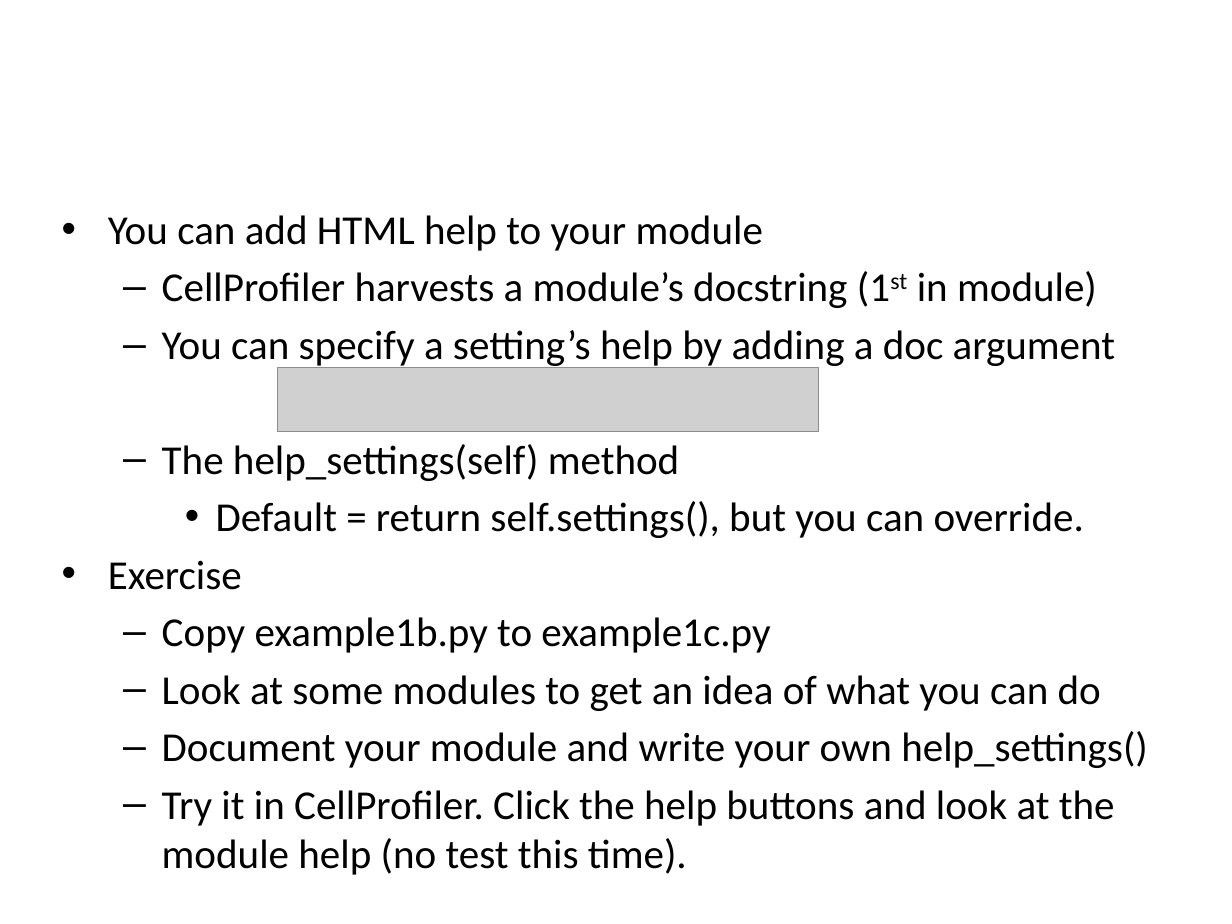
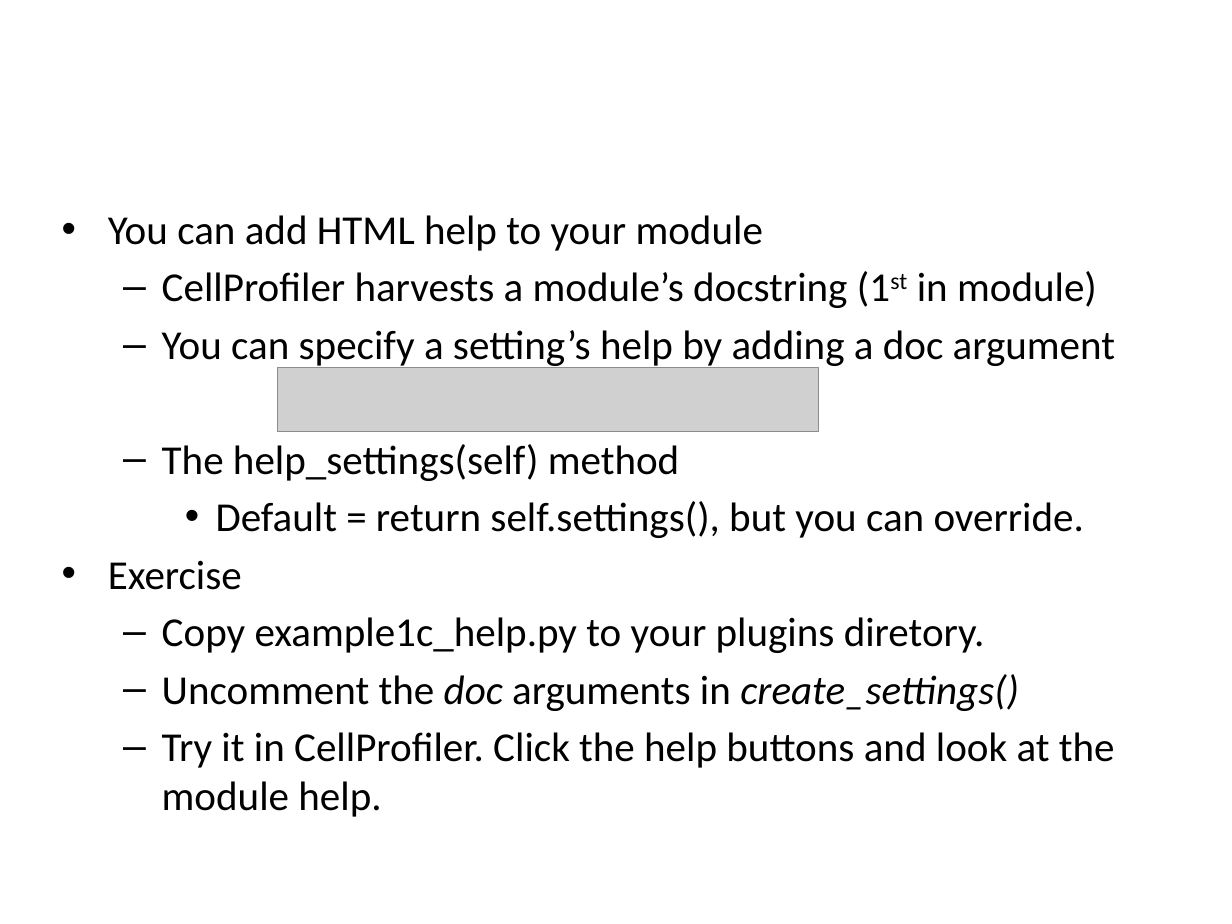
Before and after one commit to bethac07/tutorial, a slide deck: slide 20 of CellProfiler_Developer_Tutorial.pptx (slide 9 before the commit). Drawn at 1232x924 pixels with LibreOffice and Linux fonts; fonts in the diff are those of the drawing; grey boxes stand for pictures; background and template pictures are left out. Boxes give left, top, right and bottom in pixels: in the first picture for what was removed or moved away, otherwise in the second. Text is boxed around its words. In the diff, an @@ line names an element or a change of style, - is before the commit and + after.

```diff
--- a/CellProfiler_Developer_Tutorial.pptx
+++ b/CellProfiler_Developer_Tutorial.pptx
@@ text at (162, 617, 1115, 817): text changed @@
-  – Copy example1b.py to example1c.py
-  – Look at some modules to get an idea of what you can do
-  – Document your module and write your own help_settings()
-  – Try it in CellProfiler. Click the help buttons and look at the module help (no test this time).
+  – Copy example1c_help.py to your plugins diretory.
+  – Uncomment the doc arguments in create_settings()
+  – Try it in CellProfiler. Click the help buttons and look at the module help.
```
Also in this commit, not shown: 10 other slides changed, 12 slides added, 1 slide removed.
